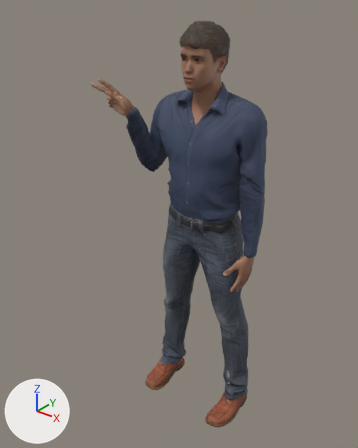
Two versions of the Blender file assets-src/avatars/mpfb2/avatar.blend, one commit apart.
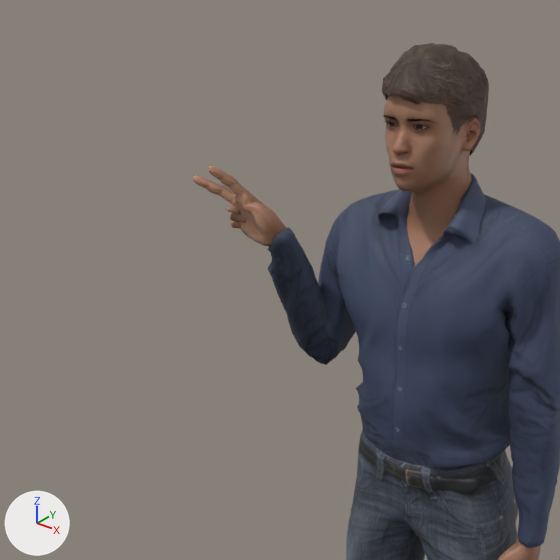
Each version appears first whole from a 50 mm lens placed at (1.227, -1.755, 2.057), pointed at (-0.107, -0.088, 1.023), and next in a close-up on the part from 0% to 74% of the width and 0% to 59% of the height. Lighting does not change. The marker at lower left points along +X, +Y and +Z. The last two pictures show the newer version. Both versions are drawn at frame 19 of the action 'sign_H'; the numbers are the values there.

In view in the first close-up: 'nexolsc_mpfb2', 'nexolsc_mpfb2.male_casualsuit01', 'nexolsc_mpfb2.short02' and 2 more.
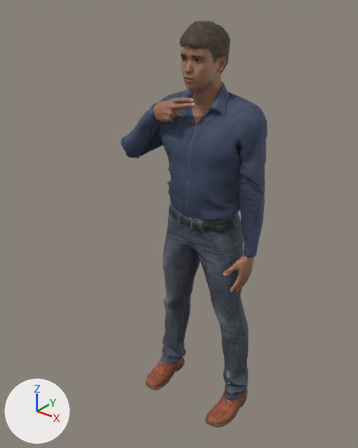
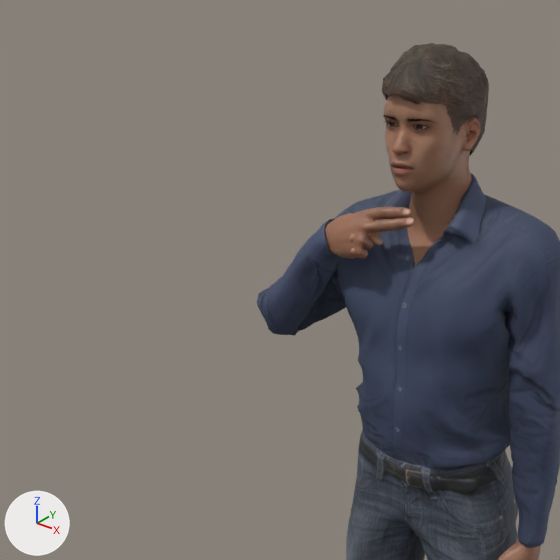
Boxes [x1, y1, x2, y2] around the edits, measured in the close-ups (560 x 560 px):
'nexolsc_mpfb2.male_casualsuit01', posed
    before: [267, 173, 560, 560]
    after: [257, 173, 560, 560]
'nexolsc_mpfb2', posed
    before: [193, 95, 541, 560]
    after: [325, 95, 541, 560]

Edits to the bpy script that builds the scene:
```text
Change bone_upper_arm_fk_r:
    where bone_upper_arm_fk_r = bpy.data.objects['rig'].pose.bones['upper_arm_fk.R']  # child of 'MCH-upper_arm_parent.R'
    bone_upper_arm_fk_r.rotation_quaternion: (0.983, 0.059, 0.007, 0.171) -> (0.983, 0.18, 0.022, 0.03)  # degrees (7, 0, 20) -> degrees (21, 2, 4)
Change bone_forearm_fk_r:
    where bone_forearm_fk_r = bpy.data.objects['rig'].pose.bones['forearm_fk.R']  # child of 'upper_arm_fk.R'
    bone_forearm_fk_r.rotation_euler: (1.396, 0.192, -1.309) -> (1.606, -0.279, 1.169)  # degrees (80, 11, -75) -> degrees (92, -16, 67)
Change bone_hand_fk_r:
    where bone_hand_fk_r = bpy.data.objects['rig'].pose.bones['hand_fk.R']  # child of 'MCH-hand_fk.R'
    bone_hand_fk_r.rotation_euler: (-0.82, 0.262, -0.297) -> (-0.489, -0.0524, 0.192)  # degrees (-47, 15, -17) -> degrees (-28, -3, 11)
Change bone_f_index_01_r:
    where bone_f_index_01_r = bpy.data.objects['rig'].pose.bones['f_index.01.R']  # child of 'MCH-f_index.01_drv.R'
    bone_f_index_01_r.rotation_euler: (0.0, 0.0, -0.14) -> (0.0, 0.0, 0.192)  # degrees (0, 0, -8) -> degrees (0, 0, 11)
Change bone_thumb_01_r:
    where bone_thumb_01_r = bpy.data.objects['rig'].pose.bones['thumb.01.R']  # child of 'MCH-thumb.01_drv.R'
    bone_thumb_01_r.rotation_euler: (0.524, 0.0, 0.698) -> (0.785, 0.0, 0.436)  # degrees (30, 0, 40) -> degrees (45, 0, 25)
Change bone_thumb_02_r:
    where bone_thumb_02_r = bpy.data.objects['rig'].pose.bones['thumb.02.R']  # child of 'MCH-thumb.02_drv.R'
    bone_thumb_02_r.rotation_euler: (0.524, 0.0, 0.0) -> (0.349, 0.0, 0.0)  # degrees (30, 0, 0) -> degrees (20, 0, 0)
Change bone_f_middle_01_r:
    where bone_f_middle_01_r = bpy.data.objects['rig'].pose.bones['f_middle.01.R']  # child of 'MCH-f_middle.01_drv.R'
    bone_f_middle_01_r.rotation_euler: (0.0, 0.0, 0.0349) -> (0.0, 0.0, -0.122)  # degrees (0, 0, 2) -> degrees (0, 0, -7)
Change bone_f_ring_03_r:
    where bone_f_ring_03_r = bpy.data.objects['rig'].pose.bones['f_ring.03.R']  # child of 'MCH-f_ring.03_drv.R'
    bone_f_ring_03_r.rotation_euler: (1.047, 0.0, 0.0) -> (1.292, 0.0, 0.0)  # degrees (60, 0, 0) -> degrees (74, 0, 0)
Change bone_f_pinky_03_r:
    where bone_f_pinky_03_r = bpy.data.objects['rig'].pose.bones['f_pinky.03.R']  # child of 'MCH-f_pinky.03_drv.R'
    bone_f_pinky_03_r.rotation_euler: (1.047, 0.0, 0.0) -> (1.292, 0.0, 0.0)  # degrees (60, 0, 0) -> degrees (74, 0, 0)
```
